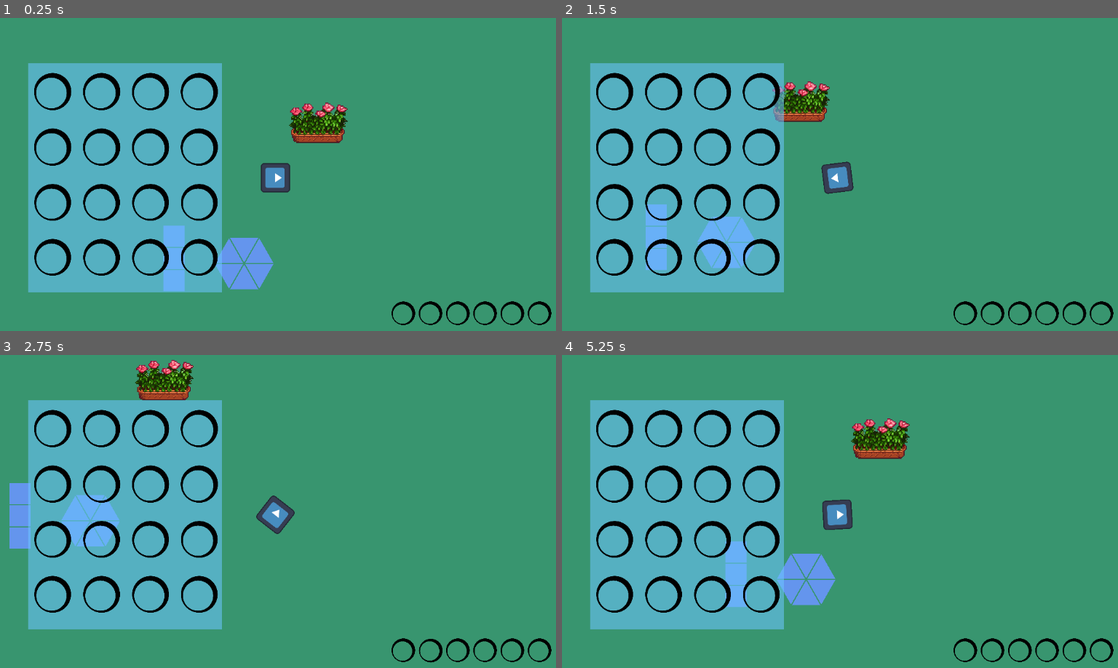
Above: before the commit, frames 1-4 (two rows, left to right).
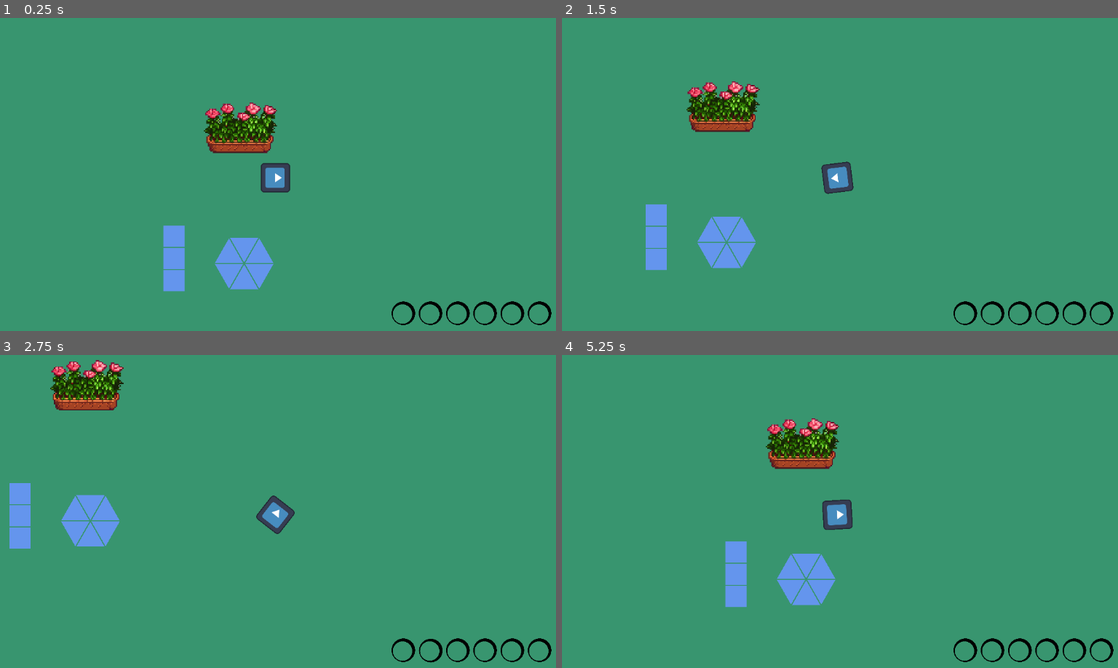
Above: after the commit, the same moments.

Repository: TheodoreVrel/DreamGarden
Game: Godot game, scene res://Scenes/GameManager/GameManager.tscn
Two runs of this game, one before a commit and one after it. Both use one fixed random seed, a clock stepped at 60 frames per second and the inputs below. The engine's default icon, where the game draws it, is replaced by a stand-in: a white triangle on a blue panel in a dark square.
Inputs (mouse positions are in pixels of both pictures, inside the frame that each line leads up to):
- Up to frame 1 (0.25 s): no input
- Up to frame 2 (1.5 s): move the mouse to (967, 161) at 0.52 s; hold D (move_right) 0.53-1.28 s; click (967, 161) at 0.6 s; move the mouse to (723, 193) at 1.27 s; hold S (move_down) from 1.28 s (still down); click (723, 193) at 1.35 s
- Up to frame 3 (2.75 s): move the mouse to (333, 442) at 2.02 s; release S (move_down) at 2.03 s; hold D (move_right) from 2.03 s (still down); tap Mouse wheel down (scroll_down) at 2.1 s; click (333, 442) at 2.3 s
- Up to frame 4 (5.25 s): move the mouse to (806, 580) at 2.77 s; release D (move_right) at 2.78 s; hold Z (move_up) 2.78-3.53 s; tap Mouse wheel up (scroll_up) at 2.85 s; click (806, 580) at 3.05 s; move the mouse to (1012, 564) at 3.52 s; hold Q (move_left) 3.53-5.03 s; click (1012, 564) at 3.6 s; move the mouse to (662, 464) at 4.27 s; click (662, 464) at 4.35 s; move the mouse to (867, 514) at 5.02 s; hold S (move_down) from 5.03 s (still down); tap Mouse wheel down (scroll_down) at 5.1 s

The runs differ from the first frame. In frame 1, 28% of the frame differs, in the area x 5-63%, y 14-88%; in frame 2, 26%; in frame 3, 28%; in frame 4, 28%.

Commit message:
corrected issue with signal, created assets

Diff:
--- a/Scenes/Flower/flower.gd
+++ b/Scenes/Flower/flower.gd
@@ -38,6 +38,8 @@
 	#print("¨ Initialization of the flower from data: id = ",id)
 
 	initialize_all_stats_from_json()
+
+	#$Sprite2D.texture =
 	#print(info)
 	#$Sprite2D.texture = load(sprite_directory + str(id) + ".png")
 
--- a/Scenes/Flower/flower.tscn
+++ b/Scenes/Flower/flower.tscn
@@ -6,8 +6,6 @@
 [sub_resource type="CapsuleShape2D" id="CapsuleShape2D_o130f"]
 radius = 3.33333
 height = 20.0
-
-[sub_resource type="SpriteFrames" id="SpriteFrames_kmlmm"]
 
 [node name="Flower" type="Area2D"]
 scale = Vector2(1.5, 1.5)
@@ -30,7 +28,4 @@
 wait_time = 10.552
 one_shot = true
 
-[node name="AnimatedSprite2D" type="AnimatedSprite2D" parent="."]
-sprite_frames = SubResource("SpriteFrames_kmlmm")
-
 [connection signal="timeout" from="CycleTimer" to="." method="_on_cycle_timer_timeout"]
--- a/Scenes/GameManager/GameManager.gd
+++ b/Scenes/GameManager/GameManager.gd
@@ -4,7 +4,7 @@
 @onready var gardenUI = $CanvasLayer/GardenUI
 @onready var inventory = $CanvasLayer/Inventory
 @onready var player = $Player
-@onready var npc = $Sandman
+#@onready var npc = $Sandman
 @onready var shop = $Shop
 @onready var shopUI = $CanvasLayer/ShopGrid
 
@@ -12,6 +12,9 @@
 
 var currently_cast_object: Node2D
 var currently_held_seed: Flower = null
+
+
+signal game_manager_ready
 
 func _ready():
 	garden.connect("seed_harvested", on_seed_gain)
@@ -21,32 +24,46 @@
 	player.connect("cast_exit_object", on_cast_exit_object)
 	inventory.connect("new_seed_selected", on_new_seed_selected)
 	inventory.connect("seeds_emptied", on_seeds_emptied)
-	npc.connect("give_flower_to_player", on_seed_gain)
+	#npc.connect("give_flower_to_player", on_seed_gain)
 	shop.connect("open_shop", on_shop_open)
-	shop.connect("seed_stock_updated", on_seed_stock_update)
+	shop.connect("seed_stock_updated", on_seed_stock_updated)
 	shopUI.connect("bought_flower", on_seed_buy)
+	shopUI.connect("closed_shop", on_shop_close)
+
+
+	game_manager_ready.emit()
 
 	#print(shop.get_signal_connection_list("seed_stock_updated"))
 
 func on_cast_hit_object(obj: Node):
-	if obj.get_parent() is PlantingZone:
-		obj.get_parent().zone_cast()
-		#print("cast hit ", obj)
-		currently_cast_object = obj.get_parent()
-	elif obj.get_parent() is NPC:
-		obj.get_parent().zone_cast()
-		#print("cast hit ", obj)
+	if obj:
+		if obj.get_parent().has_method("zone_cast"):
+			obj.get_parent().zone_cast()
+			#print("cast hit ", obj)
 		currently_cast_object = obj.get_parent()
 
+	#if obj.get_parent() is PlantingZone:
+		#obj.get_parent().zone_cast()
+		##print("cast hit ", obj)
+		#currently_cast_object = obj.get_parent()
+	#elif obj.get_parent() is NPC:
+		#obj.get_parent().zone_cast()
+		##print("cast hit ", obj)
+		#currently_cast_object = obj.get_parent()
+
 func on_cast_exit_object(obj):
-	if obj.get_parent() is PlantingZone:
-		obj.get_parent().zone_exit()
-		#print("cast exit ", obj)
+	if obj:
+		if obj.has_method("zone_exit"):
+			obj.get_parent().zone_exit()
 		currently_cast_object = null
-	elif obj.get_parent() is NPC:
-		obj.get_parent().zone_exit()
-		#print("cast exit ", obj)
-		currently_cast_object = null
+	#if obj.get_parent() is PlantingZone:
+		#obj.get_parent().zone_exit()
+		##print("cast exit ", obj)
+		#currently_cast_object = null
+	#elif obj.get_parent() is NPC:
+		#obj.get_parent().zone_exit()
+		##print("cast exit ", obj)
+		#currently_cast_object = null
 
 
 
@@ -57,16 +74,18 @@
 	currently_held_seed = null
 
 func on_interact():
-	print("checking if npc or plot: ", currently_cast_object)
+	#print("checking if npc or plot: ", currently_cast_object)
 	#print (currently_held_seed, currently_cast_object is PlantingZone)
-	if currently_cast_object is NPC:
-		print("discussion:")
-		currently_cast_object.interact_with()
-	elif currently_held_seed and currently_cast_object is PlantingZone:
+
+	if currently_held_seed and currently_cast_object is PlantingZone:
 		if !currently_cast_object.zone_full:
 			garden.plant_flower(currently_held_seed, currently_cast_object)
 			#.add_flower_to_zone()
 			inventory.remove_flower()
+
+	elif currently_cast_object and currently_cast_object.has_method("interact_with"):
+		#print(currently_cast_object)
+		currently_cast_object.interact_with()
 
 
 
@@ -88,10 +107,17 @@
 
 func on_shop_open(open: bool):
 	shopUI.visible = open
-	pass
+	player.can_move = false
+	player.can_interact = false
 
-func on_seed_stock_update(stock: Array):
+func on_shop_close():
+	shopUI.visible = false
+	player.can_move = true
+	await get_tree().create_timer(0.2).timeout
+	player.can_interact = true
 
+func on_seed_stock_updated(stock: Array):
+	print("seed stock received: ", stock)
 	shopUI.empty_shop()
 
 	var new_seed : Flower = packed_flower_scene.instantiate()
@@ -102,7 +128,6 @@
 		shop.add_child(new_seed)
 		shopUI.add_flower_to_shop(new_seed, 10)
 
-
 func _on_shop_seed_stock_updated(stock):
 	print("???????????? This only works if manually linked")
 	pass # Replace with function body.
--- a/Scenes/GameManager/GameManager.tscn
+++ b/Scenes/GameManager/GameManager.tscn
@@ -6,11 +6,10 @@
 [ext_resource type="Script" path="res://Scenes/GameManager/Camera.gd" id="3_5exg0"]
 [ext_resource type="PackedScene" uid="uid://wpo3yfd4vej0" path="res://Scenes/Inventory/Inventory.tscn" id="4_oyq5w"]
 [ext_resource type="PackedScene" uid="uid://bi4rg6u25c7fi" path="res://Scenes/UIManager/GardenUI.tscn" id="6_42k4s"]
-[ext_resource type="PackedScene" uid="uid://kwe3112ujidu" path="res://Scenes/InteractiveObject/NPCController/Sandman.tscn" id="6_tqowy"]
 [ext_resource type="PackedScene" uid="uid://ct72ybvsior3c" path="res://Scenes/InteractiveObject/Shop/shop_grid.tscn" id="7_iatum"]
 [ext_resource type="PackedScene" uid="uid://2dqp5grdm86n" path="res://Scenes/InteractiveObject/Shop/Shop.tscn" id="9_a3ihh"]
 
-[node name="GameManager2" type="Node"]
+[node name="GameManager" type="Node"]
 script = ExtResource("1_j82kq")
 
 [node name="Player" parent="." instance=ExtResource("2_v8tsa")]
@@ -22,19 +21,18 @@
 [node name="Garden" parent="." instance=ExtResource("2_6txk5")]
 metadata/_edit_lock_ = true
 
+[node name="Shop" parent="." instance=ExtResource("9_a3ihh")]
+position = Vector2(207, 32)
+scale = Vector2(2.5, 2.5)
+
 [node name="CanvasLayer" type="CanvasLayer" parent="."]
 
 [node name="GardenUI" parent="CanvasLayer" instance=ExtResource("6_42k4s")]
 mouse_filter = 1
+metadata/_edit_use_anchors_ = true
 
 [node name="ShopGrid" parent="CanvasLayer" instance=ExtResource("7_iatum")]
+visible = false
 
 [node name="Inventory" parent="CanvasLayer" instance=ExtResource("4_oyq5w")]
-
-[node name="Sandman" parent="." instance=ExtResource("6_tqowy")]
-position = Vector2(361, 22)
-scale = Vector2(2, 2)
-
-[node name="Shop" parent="." instance=ExtResource("9_a3ihh")]
-
-[connection signal="seed_stock_updated" from="Shop" to="." method="_on_shop_seed_stock_updated"]
+metadata/_edit_use_anchors_ = true
--- a/Scenes/InteractiveObject/NPCController/Sandman.tscn
+++ b/Scenes/InteractiveObject/NPCController/Sandman.tscn
@@ -1,30 +1,10 @@
-[gd_scene load_steps=5 format=3 uid="uid://kwe3112ujidu"]
+[gd_scene load_steps=3 format=3 uid="uid://kwe3112ujidu"]
 
 [ext_resource type="Script" path="res://Scenes/InteractiveObject/NPCController/NPC.gd" id="1_snjig"]
-[ext_resource type="Texture2D" uid="uid://cp7b0176agyai" path="res://Assets/flower sheet.png" id="2_p6bqw"]
 [ext_resource type="PackedScene" uid="uid://l68djswjsttx" path="res://Scenes/Flower/flower.tscn" id="3_garnp"]
-
-[sub_resource type="CapsuleShape2D" id="CapsuleShape2D_kkrdy"]
-radius = 9.0
-height = 54.0
 
 [node name="Sandman" type="Node2D"]
 script = ExtResource("1_snjig")
-
-[node name="Sprite2D" type="Sprite2D" parent="."]
-texture_filter = 1
-texture = ExtResource("2_p6bqw")
-region_enabled = true
-region_rect = Rect2(101, 107, 58, 40)
-
-[node name="RigidBody2D" type="RigidBody2D" parent="."]
-collision_layer = 2
-freeze = true
-
-[node name="CollisionShape2D" type="CollisionShape2D" parent="RigidBody2D"]
-position = Vector2(0, 11)
-rotation = 1.5708
-shape = SubResource("CapsuleShape2D_kkrdy")
 
 [node name="Inventory" type="Node2D" parent="."]
 visible = false
--- a/Scenes/InteractiveObject/Planting Zone/planting_zone.gd
+++ b/Scenes/InteractiveObject/Planting Zone/planting_zone.gd
@@ -60,6 +60,7 @@
 	flower_sprite_zone = null
 
 func add_flower_visuals():
+	print("attempting to add visuals. Flower is ", flower_in_zone, " with sprite ", flower_in_zone.find_child("Sprite2D"))
 	flower_sprite_zone = find_child("FlowerSprites")
 	var flower_markers = find_child("Markers")
 	#print("r ", rotation)
--- a/Scenes/InteractiveObject/Shop/Shop.tscn
+++ b/Scenes/InteractiveObject/Shop/Shop.tscn
@@ -1,6 +1,26 @@
-[gd_scene load_steps=2 format=3 uid="uid://2dqp5grdm86n"]
+[gd_scene load_steps=4 format=3 uid="uid://2dqp5grdm86n"]
 
 [ext_resource type="Script" path="res://Scenes/InteractiveObject/Shop/shop_manager.gd" id="1_qwfca"]
+[ext_resource type="Texture2D" uid="uid://cp7b0176agyai" path="res://Assets/flower sheet.png" id="2_x11pv"]
+
+[sub_resource type="CapsuleShape2D" id="CapsuleShape2D_8qedc"]
+radius = 9.0
+height = 54.0
 
 [node name="Shop" type="Node2D"]
 script = ExtResource("1_qwfca")
+
+[node name="Sprite2D" type="Sprite2D" parent="."]
+texture_filter = 1
+texture = ExtResource("2_x11pv")
+region_enabled = true
+region_rect = Rect2(101, 107, 58, 40)
+
+[node name="RigidBody2D" type="RigidBody2D" parent="."]
+collision_layer = 2
+freeze = true
+
+[node name="CollisionShape2D" type="CollisionShape2D" parent="RigidBody2D"]
+position = Vector2(0, 11)
+rotation = 1.5708
+shape = SubResource("CapsuleShape2D_8qedc")
--- a/Scenes/InteractiveObject/Shop/ShopGrid.gd
+++ b/Scenes/InteractiveObject/Shop/ShopGrid.gd
@@ -1,20 +1,28 @@
 extends Control
 
+@onready var shop_grid = $Grid
+@onready var close_button = $Button
 
 var hovered_slot : InventorySlot
 #@onready var shop_flower : Flower = $Flower
 
 
 signal bought_flower
+signal closed_shop
 
 func _ready():
-	for slot in find_child("Grid").get_children():
+	for slot in shop_grid.get_children():
 		slot.connect("hovered", on_area_entered)
+	close_button.connect("button_down", on_close_button_down)
 	#add_flower_to_shop(shop_flower, 5)
 
 func _process(delta):
 	if Input.is_action_just_released("left_click") and hovered_slot:
 		clicked_on_slot()
+
+func on_close_button_down():
+	#visible = false #handled in GameManager for clarity
+	closed_shop.emit()
 
 func on_area_entered(slot):
 	hovered_slot = slot
@@ -26,16 +34,16 @@
 		hovered_slot.remove_flower()
 
 func empty_shop():
-	for slot : InventorySlot in $Grid.get_children():
+	for slot : InventorySlot in shop_grid.get_children():
 		slot.remove_flower(true)
 
 func add_flower_to_shop(flower : Flower, amount : int):
 	get_first_empty_slot().add_flower_to_slot(flower, amount)
 
 func get_first_empty_slot() :
-	for slot_int in range($Grid.get_child_count()):
+	for slot_int in range(shop_grid.get_child_count()):
 		#print("slot ", slot)
-		if $Grid.get_child(slot_int).slotted_flower == null:
+		if shop_grid.get_child(slot_int).slotted_flower == null:
 			#print("found empty slot ", container.get_child(slot).slotted_flower, " | slot number ", slot)
-			return $Grid.get_child(slot_int)
+			return shop_grid.get_child(slot_int)
 	return null
--- a/Scenes/InteractiveObject/Shop/shop_grid.tscn
+++ b/Scenes/InteractiveObject/Shop/shop_grid.tscn
@@ -11,9 +11,21 @@
 anchor_bottom = 0.85
 script = ExtResource("1_stsbo")
 
+[node name="Button" type="Button" parent="."]
+custom_minimum_size = Vector2(30, 0)
+layout_mode = 1
+anchors_preset = 1
+anchor_left = 1.0
+anchor_right = 1.0
+offset_left = -17.0
+offset_bottom = 31.0
+grow_horizontal = 0
+text = "x"
+
 [node name="ColorRect" type="ColorRect" parent="."]
 layout_mode = 1
-anchors_preset = 15
+anchors_preset = -1
+anchor_top = 0.075
 anchor_right = 1.0
 anchor_bottom = 1.0
 grow_horizontal = 2
@@ -24,7 +36,7 @@
 [node name="Grid" type="GridContainer" parent="."]
 layout_mode = 1
 anchors_preset = -1
-anchor_top = 0.042
+anchor_top = 0.1
 anchor_right = 1.0
 anchor_bottom = 1.0
 grow_horizontal = 2
--- a/Scenes/InteractiveObject/Shop/shop_manager.gd
+++ b/Scenes/InteractiveObject/Shop/shop_manager.gd
@@ -7,11 +7,18 @@
 
 signal open_shop(bool)
 signal seed_stock_updated(stock: Array)
+signal test_stock_updated
 
 func interact_with():
+	#print("hello shop")
 	open_shop.emit(true)
 
 func _ready():
+	get_parent().connect("game_manager_ready", on_game_manager_ready)
+	#await get_tree().create_timer(0.35).timeout
+
+
+func on_game_manager_ready():
 	initialize_shop_flowers()
 
 func initialize_shop_flowers():
@@ -23,5 +30,6 @@
 
 	print("emit seed stock : ", seed_stock)
 	seed_stock_updated.emit(seed_stock)
+	test_stock_updated.emit()
 
 #func update_seed_stock():
--- a/Scenes/Inventory/InventorySlot.gd
+++ b/Scenes/Inventory/InventorySlot.gd
@@ -33,7 +33,7 @@
 func update_flower_texture_rect():
 	if slotted_flower:
 		var flower_id = slotted_flower.id
-		flower_texture_rect.texture = load(sprite_directory + str(flower_id) + "_seed.png")
+		flower_texture_rect.texture = slotted_flower.seed_sprite #load(sprite_directory + str(flower_id) + "_seed.png")
 	else:
 		flower_texture_rect.texture = null
 
--- a/Scenes/Player/Player.gd
+++ b/Scenes/Player/Player.gd
@@ -2,6 +2,8 @@
 
 # How fast the player moves in meters per second.
 @export var speed = 140
+var can_move : bool = true
+var can_interact : bool = true
 
 var generic_flower : PackedScene = preload("res://Scenes/Flower/flower.tscn")
 #var cast_zone : Node2D
@@ -11,18 +13,19 @@
 signal cast_hit_object(object)
 signal cast_exit_object(object)
 
-signal try_plant
+#signal try_plant
 signal player_interact
 
 func _ready():
 	pass
 
 func _physics_process(delta):
+	if can_move:
 		move_player(delta)
 
 
 func _process(delta):
-	if Input.is_action_just_released("left_click"):
+	if Input.is_action_just_released("left_click") and can_interact:
 		interact()
 	if Input.is_action_just_released("ui_down"):
 		print("bbb")
--- a/Scenes/Player/RayCast2D.gd
+++ b/Scenes/Player/RayCast2D.gd
@@ -3,9 +3,9 @@
 
 signal entered(new_collider)
 signal exited(old_collider)
-signal collision_begin(new_collider)
-signal collision_stop(old_collider)
-signal collision_change(old_collider, new_collider)
+#signal collision_begin(new_collider)
+#signal collision_stop(old_collider)
+#signal collision_change(old_collider, new_collider)
 
 
 
@@ -23,13 +23,13 @@
 		return
 
 	if old_collider == null:
-		emit_signal("collision_begin", new_collider)
+		#emit_signal("collision_begin", new_collider)
 		emit_signal("entered", new_collider)
 	elif new_collider == null:
-		emit_signal("collision_stop", old_collider)
+		#emit_signal("collision_stop", old_collider)
 		emit_signal("exited", old_collider)
 	else:
-		emit_signal("collision_change", old_collider, new_collider)
+		#emit_signal("collision_change", old_collider, new_collider)
 		emit_signal("exited", old_collider)
 		emit_signal("entered", new_collider)
 
--- a/Scenes/Player/player.tscn
+++ b/Scenes/Player/player.tscn
@@ -4,12 +4,12 @@
 [ext_resource type="Texture2D" uid="uid://bnld3st8fkwh6" path="res://Assets/icon.svg" id="2_28m7e"]
 [ext_resource type="Script" path="res://Scenes/Player/RayCast2D.gd" id="3_vq4e5"]
 
-
 [sub_resource type="CircleShape2D" id="CircleShape2D_alhqc"]
 radius = 24.0
 
 [node name="Player" type="CharacterBody2D"]
 z_index = 1
+collision_mask = 2
 script = ExtResource("1_twdbq")
 speed = 210
 
@@ -35,8 +35,5 @@
 visible = false
 polygon = PackedVector2Array(29, -1, 29, 1, 100, 0)
 
-[connection signal="collision_begin" from="Pivot/RayCast2D" to="." method="_on_ray_cast_2d_collision_begin"]
-[connection signal="collision_change" from="Pivot/RayCast2D" to="." method="_on_ray_cast_2d_collision_change"]
-[connection signal="collision_stop" from="Pivot/RayCast2D" to="." method="_on_ray_cast_2d_collision_stop"]
 [connection signal="entered" from="Pivot/RayCast2D" to="." method="_on_ray_cast_2d_entered"]
 [connection signal="exited" from="Pivot/RayCast2D" to="." method="_on_ray_cast_2d_exited"]
Binary file added: Assets/Prototypes/2.png
Not shown, added: Assets/Prototypes/2.png.import
Binary file added: Assets/Prototypes/21.png
Not shown, added: Assets/Prototypes/21.png.import
Binary file added: Assets/Prototypes/21_seed.png
Not shown, added: Assets/Prototypes/21_seed.png.import
Binary file added: Assets/Prototypes/23.png
Not shown, added: Assets/Prototypes/23.png.import
Binary file added: Assets/Prototypes/23_seed.png
Not shown, added: Assets/Prototypes/23_seed.png.import
Binary file added: Assets/Prototypes/25.png
Not shown, added: Assets/Prototypes/25.png.import
(and 34 more such lines)
